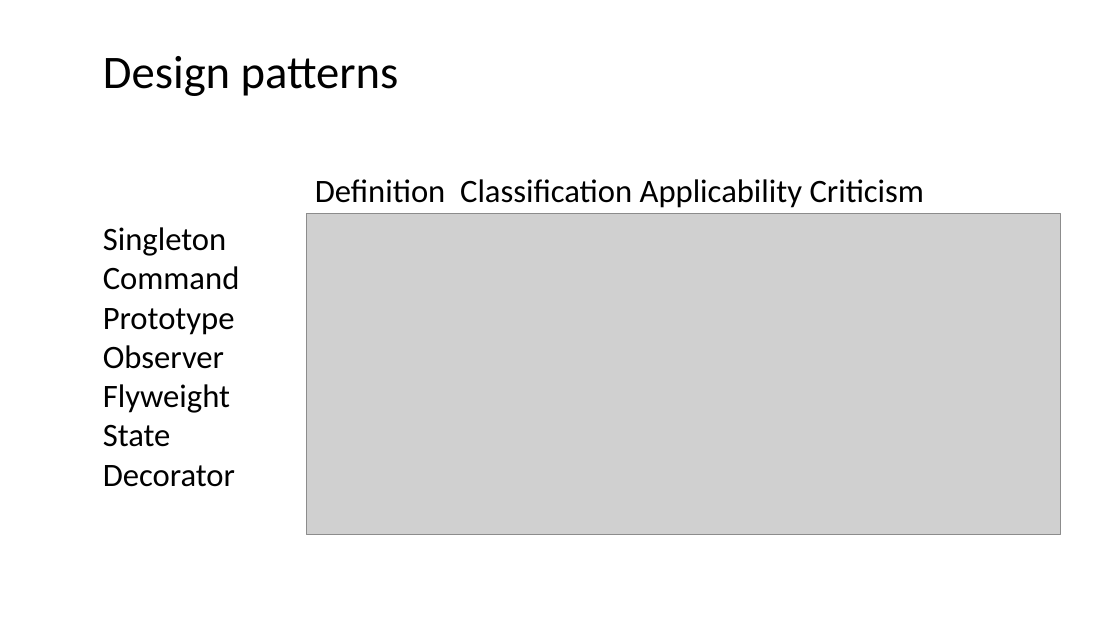
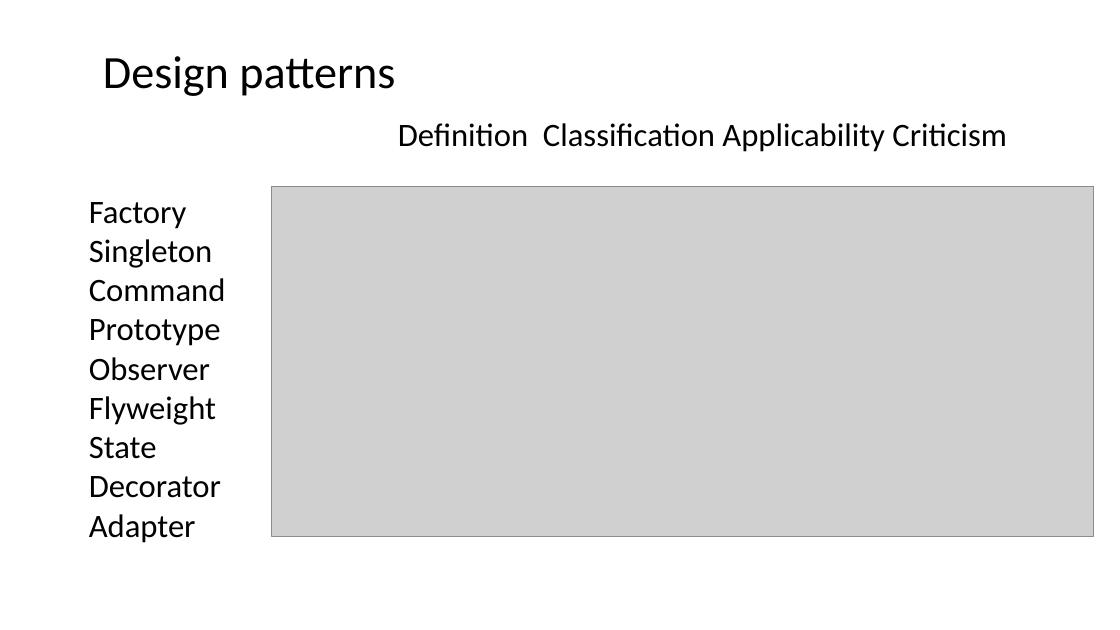
Before and after one commit to tishyk/codespacedirstructure, a slide deck: slide 3 of Course_demo.pptx (slide 5 before the commit). Drawn at 1120x630 pixels with LibreOffice and Linux fonts; fonts in the diff are those of the drawing; grey boxes stand for pictures; background and template pictures are left out. Boxes give left, top, right and bottom in pixels: in the first picture for what was removed or moved away, otherwise in the second. Text is boxed around its words. In the diff, an @@ line names an element or a change of style, - is before the commit and + after.

```diff
--- a/Course_demo.pptx
+++ b/Course_demo.pptx
@@ title "Design patterns" at (x1=103, y1=56, x2=395, y2=96): size 40 to 39.6 pt @@
@@ text "Definition Classification Applicability Criticism" moved from (x1=315, y1=179, x2=925, y2=208) to (x1=398, y1=123, x2=1007, y2=152) @@
@@ text "Factory" moved from (x1=103, y1=227, x2=240, y2=487) to (x1=89, y1=202, x2=226, y2=543) @@
@@ text at (x1=89, y1=202, x2=187, y2=229): paragraph added @@
+Factory
@@ picture resized from (x1=307, y1=214, x2=1060, y2=535) to (x1=271, y1=187, x2=1094, y2=537) @@
@@ text at (x1=89, y1=514, x2=196, y2=543): paragraph added @@
+Adapter
```
Also in this commit, not shown: 6 other slides changed, 2 slides removed, 7 other files.
